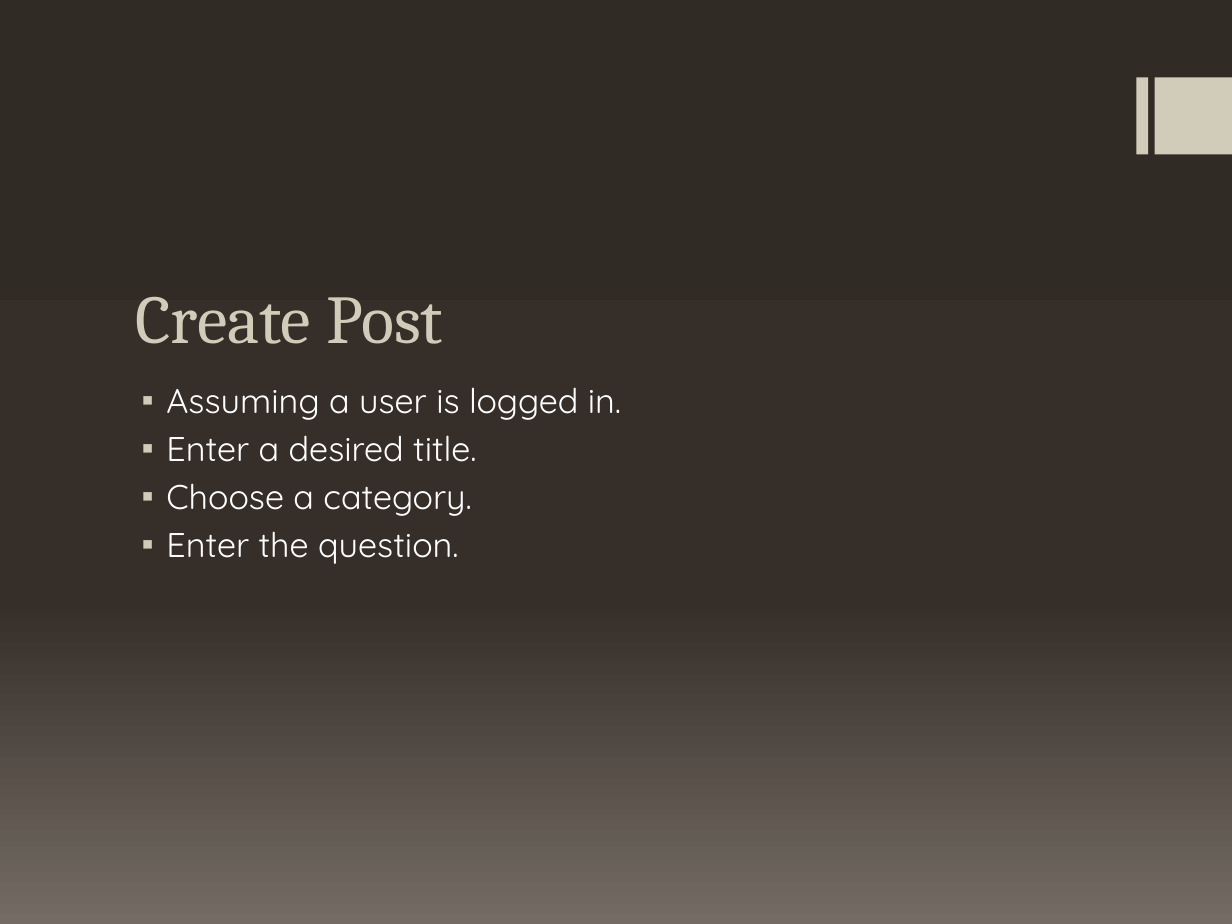
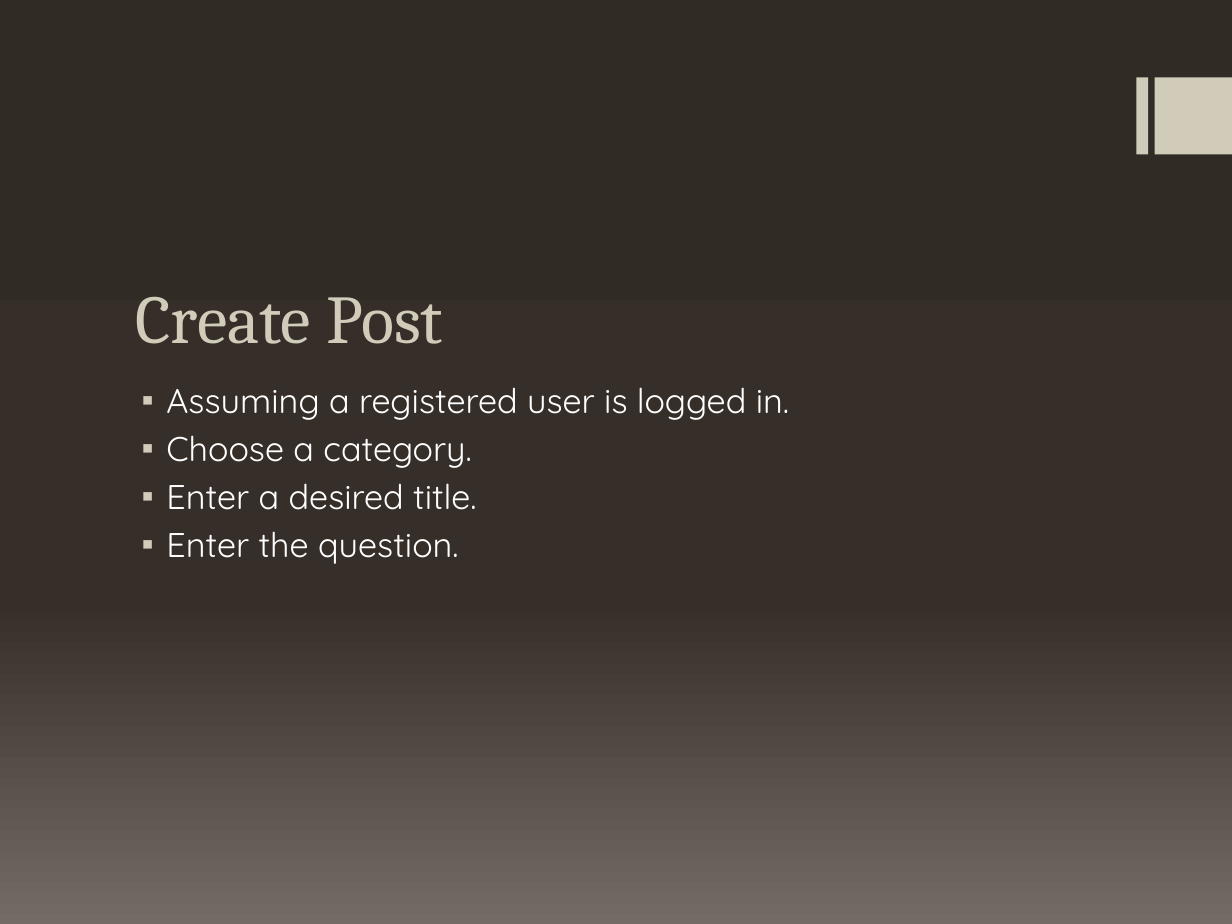
Before and after one commit to patrickbraud/CapstoneProject, a slide deck: slide 4 of Proposal/Prototype/Prototype – TTU CS Blog.pptx. Drawn at 1232x924 pixels with LibreOffice and Linux fonts; fonts in the diff are those of the drawing. Boxes give left, top, right and bottom in pixels: in the first picture for what was removed or moved away, otherwise in the second. Text is boxed around its words. In the diff, an @@ line names an element or a change of style, - is before the commit and + after.

Commit message:
Updated PPT

```diff
--- a/Proposal/Prototype/Prototype – TTU CS Blog.pptx
+++ b/Proposal/Prototype/Prototype – TTU CS Blog.pptx
@@ text at [166, 387, 789, 468]: text changed @@
-▪ Assuming a user is logged in.
+▪ Assuming a registered user is logged in.
+▪ Choose a category.
@@ text at [166, 483, 471, 516]: paragraph removed @@
-▪ Choose a category.
```
Also in this commit, not shown: 5 other slides changed.
